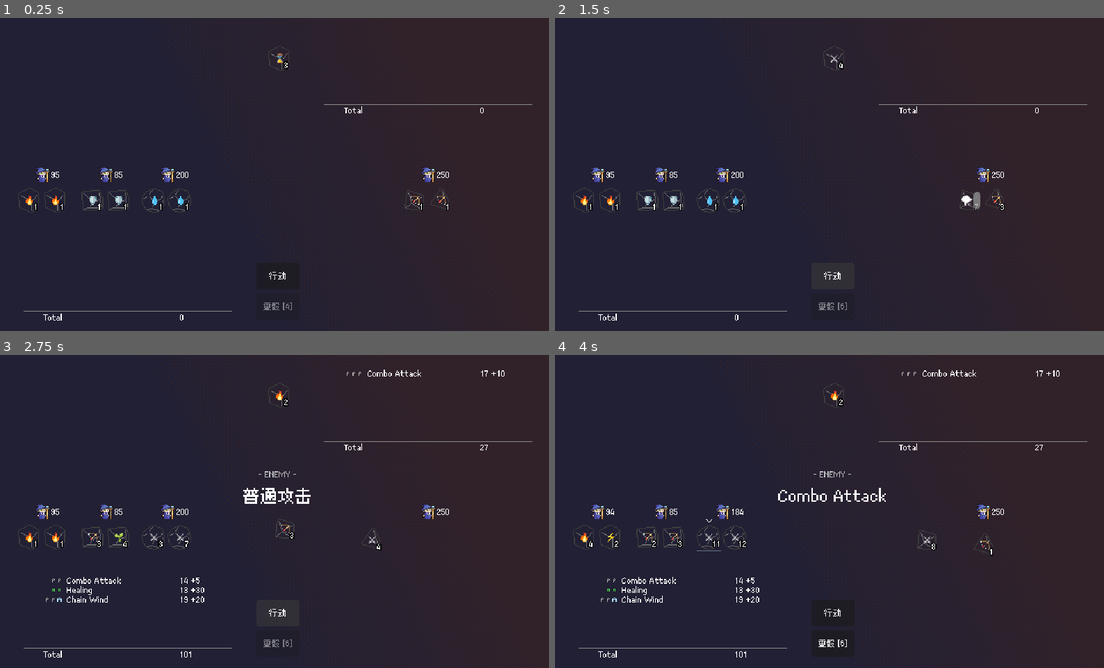
Above: before the commit, frames 1-4 (two rows, left to right).
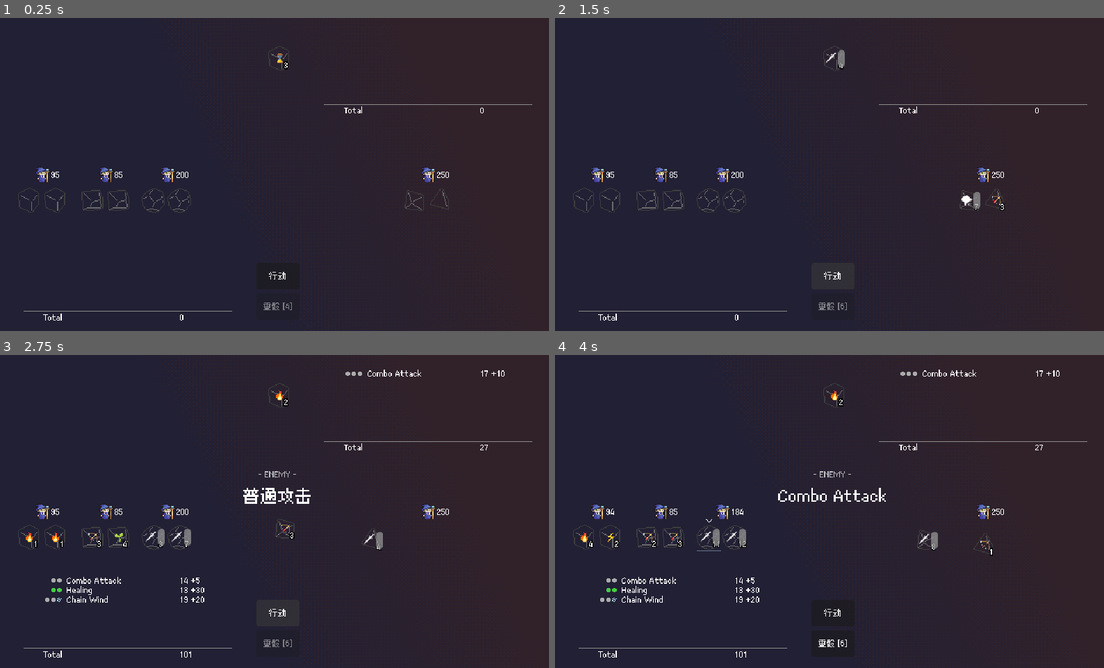
Above: after the commit, the same moments.

Repository: betairylia/DiceQuestPro
Game: Godot game, scene res://Prototyping/Prototype.tscn
Same seed, same stepped clock (60 frames per second), same inputs: the game is played once before the commit and once after it.
Inputs (mouse positions are in pixels of both pictures, inside the frame that each line leads up to):
- Up to frame 1 (0.25 s): no input
- Up to frame 2 (1.5 s): click "行动" at 0.5 s; click "行动" at 1.25 s
- Up to frame 3 (2.75 s): click "行动" at 2 s
- Up to frame 4 (4 s): move the mouse to (763, 511) at 2.77 s; click (763, 511) at 2.92 s; move the mouse to (708, 542) at 3.52 s; click (708, 542) at 3.67 s

The runs differ from the first frame. In frame 1, 0.3% of the frame differs, in the area x 4-82%, y 56-62%; in frame 2, 0.3%; in frame 3, 0.3%, in the area x 8-70%, y 5-79%; in frame 4, 0.3%.
Error before the commit: Invalid access to property or key 'is_extreme' on a base object of type 'Nil'. (res://Source/Core/dice_matcher.gd:46)

Commit message:
Checkpoint before reddish dice sprite on is_extreme
Co-Authored-By: Claude Opus 4.6 <noreply@anthropic.com>

Diff:
--- a/Prototyping/Nodes/rollable_dice.gd
+++ b/Prototyping/Nodes/rollable_dice.gd
@@ -38,7 +38,8 @@
 	dice_data = data
 	dice_icon.setup(data)
 	_set_state(DiceCombatState.Unselected)
-	_show_face(0)
+	ShowUnrolled()
+	# _show_face(0)
 
 
 # Rolls the dice with a slot-machine animation.
@@ -74,6 +75,12 @@
 	roll_finished.emit(result)
 
 	return dice_result
+
+
+func ShowUnrolled() -> void:
+	number_label.text = ""
+	element_label.text = ""
+	dice_result = DiceResult.Unrolled(self, source)
 
 
 func _show_face(index: int) -> void:
--- a/Prototyping/combat.gd
+++ b/Prototyping/combat.gd
@@ -191,8 +191,10 @@
 
 
 func _refresh_enemy_spells() -> void:
-	var live_results := _enemy_results.filter(func(r): return r.source == null or r.source.is_alive())
-	var with_env := live_results.duplicate()
+	_enemy_dice = _collect_dice(enemies)
+	_enemy_results.assign(_enemy_dice.map(func(d): return d.dice_result))
+
+	var with_env := _enemy_results.duplicate()
 	with_env.append(env_die.dice_result)
 	_enemy_matched_spells = DiceMatcher.match_all_spells(with_env, spells)
 	enemy_spell_updated.emit(_enemy_matched_spells)
--- a/Source/Core/Structs/dice_result.gd
+++ b/Source/Core/Structs/dice_result.gd
@@ -1,11 +1,24 @@
 extends Object
 class_name DiceResult
+
+const UNROLLED_DIGIT := 0
 
 var digit: int
 var element: Consts.Elements
 var is_extreme: bool
 var source: Mob  # set by Mob.RollAll(); null if not from a Mob
 var node: RollableDice
+
+
+func is_unrolled() -> bool:
+	return digit == UNROLLED_DIGIT
+
+
+static func Unrolled(die: RollableDice, src: Mob) -> DiceResult:
+	var r := DiceResult.new(UNROLLED_DIGIT, Consts.Elements.Idle, false)
+	r.node = die
+	r.source = src
+	return r
 
 func _init(digit: int, elem: Consts.Elements, isex: bool):
 	self.digit = digit
--- a/Source/Core/consts.gd
+++ b/Source/Core/consts.gd
@@ -36,7 +36,7 @@
 }
 
 const SYMBOLS = {
-	Elements.Sword:   "⚔️",
+	Elements.Sword:   "🗡",
 	Elements.Bow:     "🏹",
 	Elements.Defense: "🛡️",
 	Elements.Fire:    "🔥",
Binary file changed: Prototyping/Sprites/PatternFont.png
